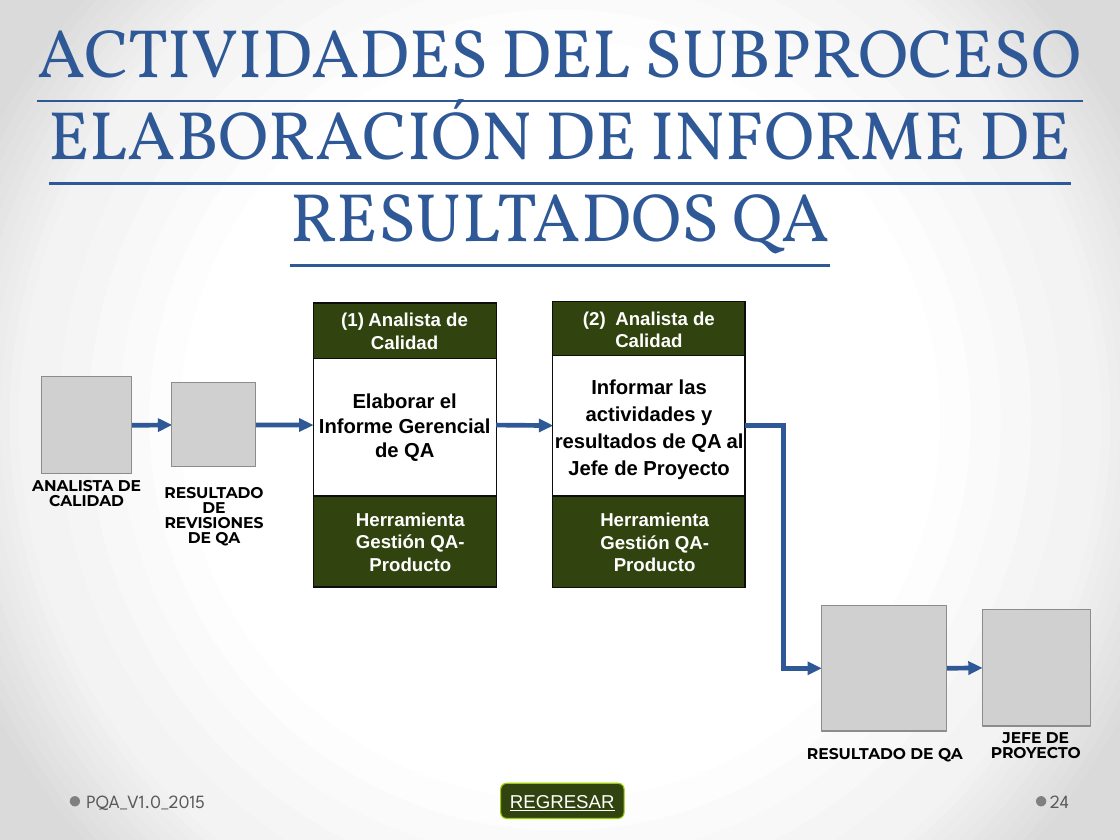
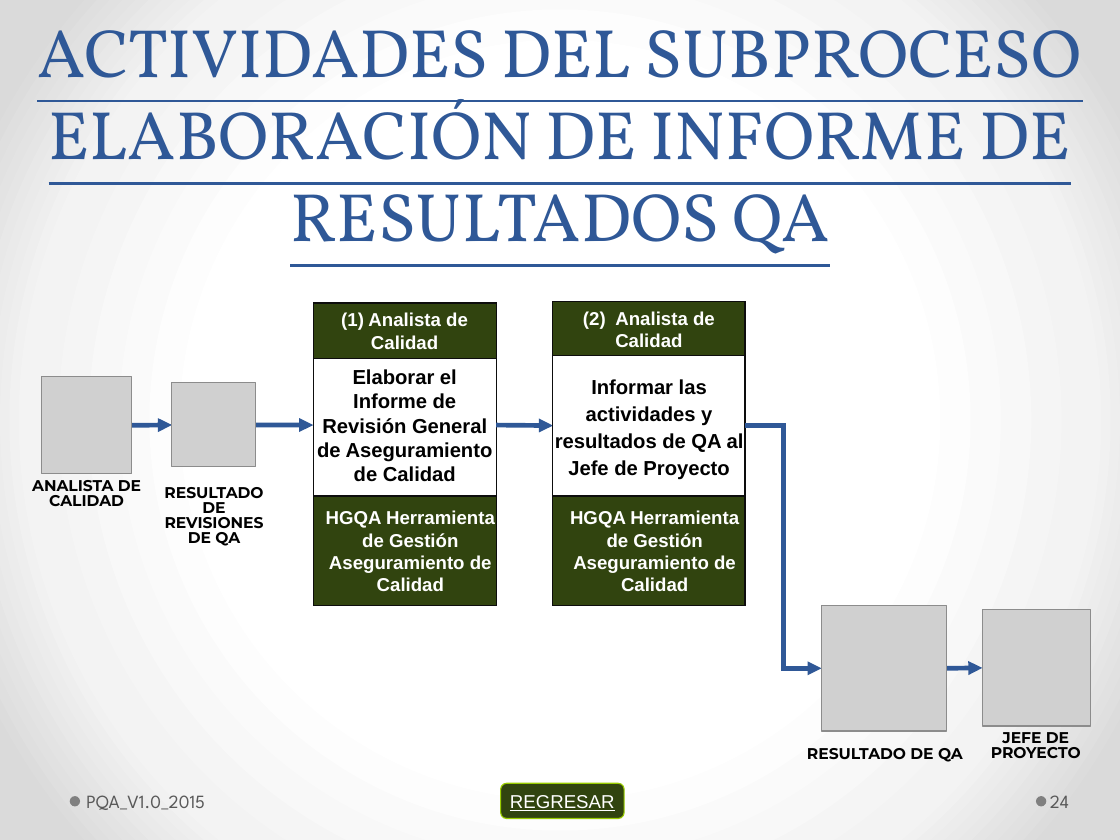
Before and after one commit to lowrider80/UTP-GPS-ALARM, a slide deck: slide 24 of Area_de_Proceso-_PPQA/PQA/PQA_V1.0_2015.pptx. Drawn at 1120x840 pixels with LibreOffice and Linux fonts; fonts in the diff are those of the drawing; grey boxes stand for pictures. Boxes give left, top, right and bottom in pixels: in the first picture for what was removed or moved away, otherwise in the second. Text is boxed around its words. In the diff, an @@ line names an element or a change of style, - is before the commit and + after.

Commit message:
Plan de Gestión de Aseguramiento de Calidad

```diff
--- a/Area_de_Proceso-_PPQA/PQA/PQA_V1.0_2015.pptx
+++ b/Area_de_Proceso-_PPQA/PQA/PQA_V1.0_2015.pptx
@@ text in rectangle at [317, 369, 493, 482]: text changed @@
-Elaborar el Informe Gerencial de QA
+Elaborar el Informe de Revisión General de Aseguramiento de Calidad
@@ rectangle "HGQA Herramienta de Gestión Aseguramiento ...": place and size @@
-rectangle "HGQA Herramienta de Gestión Aseguramiento ..." at [314, 496, 496, 587]
+rectangle "HGQA Herramienta de Gestión Aseguramiento ..." at [314, 496, 496, 606]
@@ rectangle "HGQA Herramienta de Gestión Aseguramiento ...": place and size @@
-rectangle "HGQA Herramienta de Gestión Aseguramiento ..." at [553, 496, 746, 588]
+rectangle "HGQA Herramienta de Gestión Aseguramiento ..." at [553, 496, 746, 606]
@@ text in rectangle at [326, 510, 495, 591]: text changed @@
-Herramienta Gestión QA-Producto
+HGQA Herramienta de Gestión Aseguramiento de Calidad
@@ text in rectangle at [570, 510, 739, 591]: text changed @@
-Herramienta Gestión QA-Producto
+HGQA Herramienta de Gestión Aseguramiento de Calidad
```
Also in this commit, not shown: 28 other slides changed.
